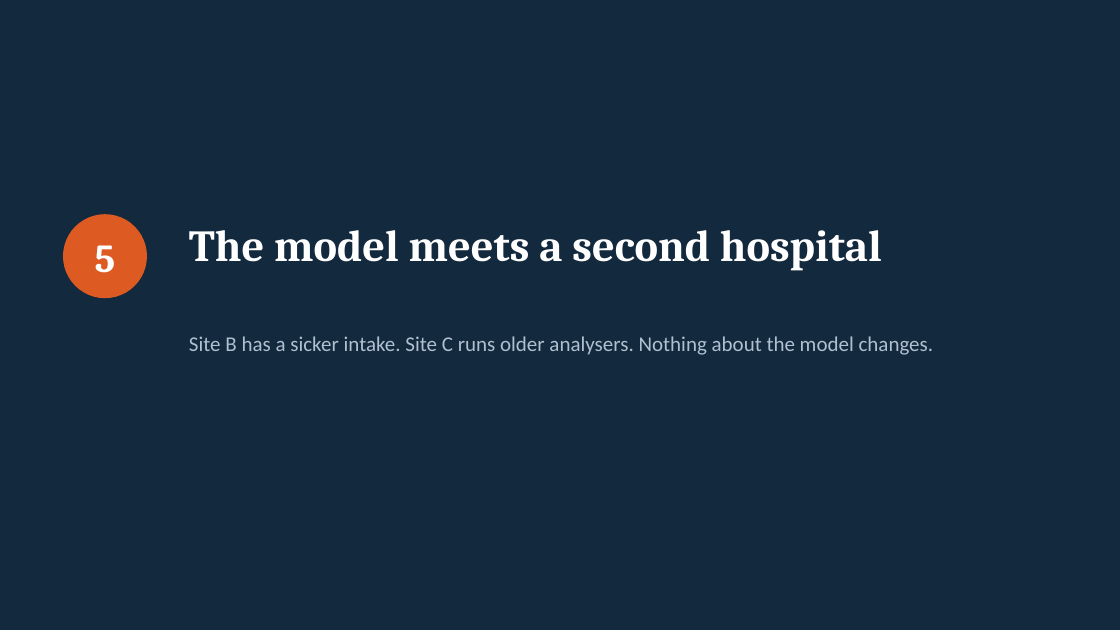
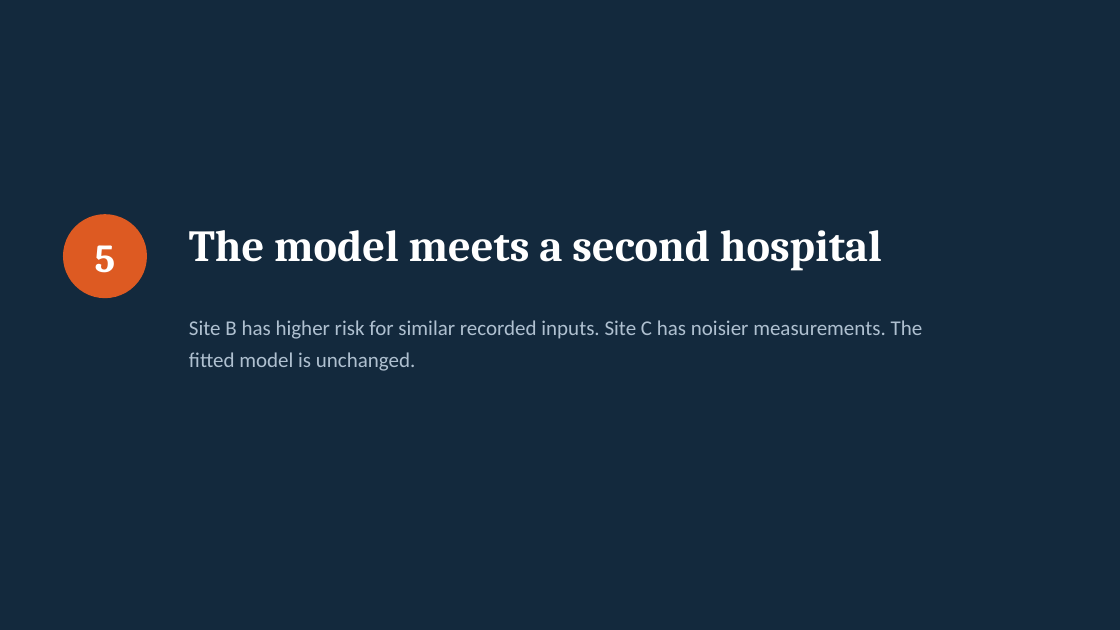
Before and after one commit to vafaei-ar/ai-uncertainty-2026-healthcare, a slide deck: slide 17 of slides/lecture1_honest_probabilities.pptx. Drawn at 1120x630 pixels with LibreOffice and Linux fonts; fonts in the diff are those of the drawing. Boxes give left, top, right and bottom in pixels: in the first picture for what was removed or moved away, otherwise in the second. Text is boxed around its words. In the diff, an @@ line names an element or a change of style, - is before the commit and + after.

```diff
--- a/slides/lecture1_honest_probabilities.pptx
+++ b/slides/lecture1_honest_probabilities.pptx
@@ text at (x1=189, y1=320, x2=923, y2=371): text changed @@
-Site B has a sicker intake. Site C runs older analysers. Nothing about the model changes.
+Site B has higher risk for similar recorded inputs. Site C has noisier measurements. The fitted model is unchanged.
```
Also in this commit, not shown: 4 other slides changed, 42 other files.
